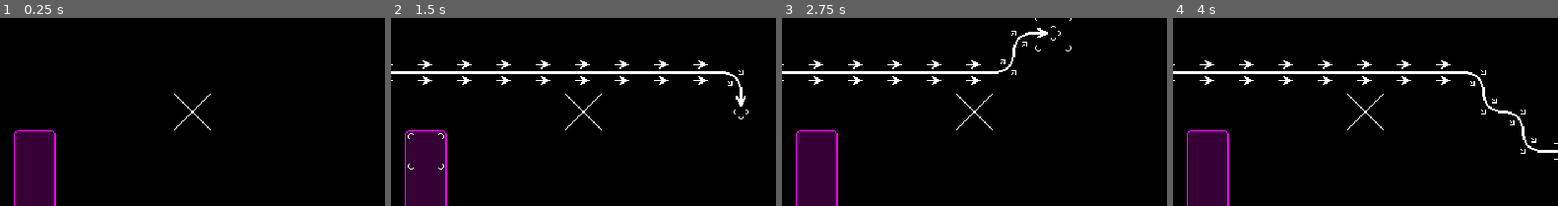
Above: before the commit, frames 1-4 (left to right).
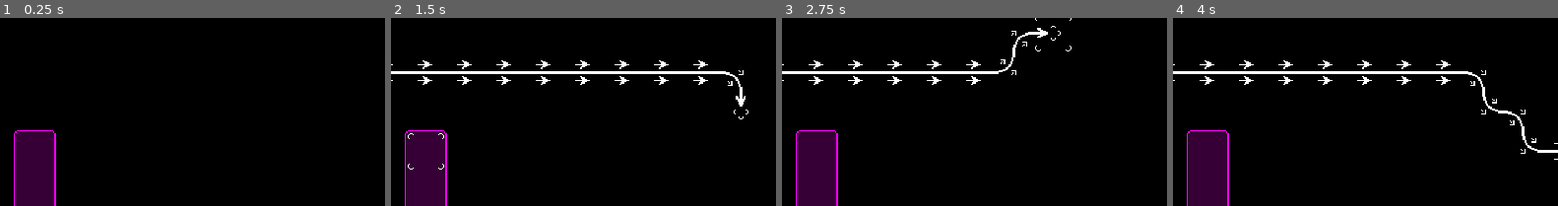
Above: after the commit, the same moments.

Repository: kabaczek1/kaba-game
Game: Godot game, scene res://main_scene.tscn
Two runs of this game, one before a commit and one after it. Both use one fixed random seed, a clock stepped at 60 frames per second and the inputs below.
Inputs (mouse positions are % of the whole screen's width and height, from its top left):
- Up to frame 1 (0.25 s): no input
- Up to frame 2 (1.5 s): tap Enter at 0.5 s; move the mouse to (73, 51) at 0.52 s; click (73, 51) at 0.67 s; tap Space at 1.25 s; move the mouse to (30, 63) at 1.27 s; click (30, 63) at 1.42 s
- Up to frame 3 (2.75 s): tap Enter at 2 s; move the mouse to (60, 31) at 2.02 s; click (60, 31) at 2.17 s
- Up to frame 4 (4 s): tap Space at 2.75 s; move the mouse to (45, 80) at 2.77 s; click (45, 80) at 2.92 s; tap Enter at 3.5 s; move the mouse to (81, 75) at 3.52 s; click (81, 75) at 3.67 s
The pictures show only the part of the screen within x 25-75%, y 26-75%; the shares and areas given below are measured in that part.

The runs differ from the first frame. In frame 1, 0.1% of the frame differs, in the area x 45-55%, y 40-60%; in frame 2, 0.1%; in frame 3, 0.1%; in frame 4, 0.1%.

Commit message:
element extraction

Diff:
--- a/game_scenes/battle/battle_scene.tscn
+++ b/game_scenes/battle/battle_scene.tscn
@@ -1,3 +1,47 @@
-[gd_scene format=3 uid="uid://b48mx451mxjpu"]
+[gd_scene load_steps=11 format=3 uid="uid://b48mx451mxjpu"]
+
+[ext_resource type="PackedScene" uid="uid://bahg5t11tgt5y" path="res://game_scenes/elements/grid_border/grid_border.tscn" id="1_rwmwe"]
+[ext_resource type="Script" path="res://game_scenes/battle/test_coordinator.gd" id="1_x3dbe"]
+[ext_resource type="PackedScene" uid="uid://m3wk12ojpscj" path="res://game_scenes/elements/main_grid/main_grid.tscn" id="2_6gr02"]
+[ext_resource type="PackedScene" uid="uid://lywadmnap1si" path="res://game_scenes/elements/offset_grid/offset_layer.tscn" id="4_m36fw"]
+[ext_resource type="PackedScene" uid="uid://c3357rt5yqelw" path="res://game_scenes/elements/cursor/cursor.tscn" id="5_4aiie"]
+[ext_resource type="Script" path="res://game_scenes/elements/cursor/cursor.gd" id="6_p44mn"]
+[ext_resource type="PackedScene" uid="uid://boh054d66rghm" path="res://game_scenes/elements/grid_path/grid_path.tscn" id="7_lpvet"]
+[ext_resource type="Texture2D" uid="uid://dqhbhn1lvwwp" path="res://gfx/gridpath.png" id="8_7wmn6"]
+[ext_resource type="PackedScene" uid="uid://cvyopryrveynx" path="res://game_scenes/elements/grid_navigation/grid_navigation.tscn" id="9_m2irc"]
+
+[sub_resource type="AtlasTexture" id="AtlasTexture_ytsmm"]
+atlas = ExtResource("8_7wmn6")
+region = Rect2(0, 0, 32, 32)
 
 [node name="BattleScene" type="Node2D"]
+
+[node name="TestCoordinator" type="Node" parent="." node_paths=PackedStringArray("main_grid", "offset_grid", "grid_path", "grid_navigation")]
+script = ExtResource("1_x3dbe")
+main_grid = NodePath("../MainGrid")
+offset_grid = NodePath("../ObstacleGrid")
+grid_path = NodePath("../GridPath")
+grid_navigation = NodePath("../GridNavigation")
+
+[node name="GridNavigation" parent="." node_paths=PackedStringArray("obstacle_grid") instance=ExtResource("9_m2irc")]
+obstacle_grid = NodePath("../ObstacleGrid")
+
+[node name="MainGrid" parent="." instance=ExtResource("2_6gr02")]
+
+[node name="ObstacleGrid" parent="." instance=ExtResource("4_m36fw")]
+modulate = Color(1, 0, 1, 1)
+position = Vector2(16, 16)
+cells = Array[Vector2i]([Vector2i(5, 5), Vector2i(5, 6), Vector2i(5, 7)])
+
+[node name="OffsetGrid" parent="." instance=ExtResource("4_m36fw")]
+position = Vector2(16, 16)
+
+[node name="GridPath" parent="." node_paths=PackedStringArray("tile_map") instance=ExtResource("7_lpvet")]
+tile_map = NodePath("../MainGrid")
+texture = SubResource("AtlasTexture_ytsmm")
+
+[node name="Cursor" parent="." node_paths=PackedStringArray("main_grid") instance=ExtResource("5_4aiie")]
+script = ExtResource("6_p44mn")
+main_grid = NodePath("../MainGrid")
+
+[node name="GridBorder" parent="." instance=ExtResource("1_rwmwe")]
--- /dev/null
+++ b/game_scenes/battle/test_coordinator.gd
@@ -0,0 +1,30 @@
+extends Node
+
+@export var main_grid: MainGrid
+@export var offset_grid: OffsetGrid
+@export var grid_path: GridPath
+@export var grid_navigation: GridNavigation
+
+@export var origin_cell: Vector2i = Vector2i(3,3)
+@export var target_cell: Vector2i = Vector2i(6,9)
+
+func _ready() -> void:
+	assert(main_grid != null, "set main_grid")
+	assert(offset_grid != null, "set offset_grid")
+	assert(grid_path != null, "set grid_path")
+	assert(grid_navigation != null, "set grid_navigation")
+
+func _input(event):
+	if event is InputEventMouseButton and event.pressed == true:
+		if event.get_button_index() == 1:
+			target_cell = main_grid.position_to_grid(event.position)
+			update_grid_path()
+		if event.get_button_index() == 2:
+			origin_cell = main_grid.position_to_grid(event.position)
+			update_grid_path()
+		if event.get_button_index() == 3:
+			offset_grid.flip_cell(main_grid.position_to_grid(event.position))
+			update_grid_path()
+
+func update_grid_path():
+	grid_path.cells_array = grid_navigation.find_path(origin_cell, target_cell)
--- a/game_scenes/elements/cursor/cursor.gd
+++ b/game_scenes/elements/cursor/cursor.gd
@@ -1,7 +1,6 @@
 extends Sprite2D
 
-@onready var main_layer: TileMapLayer = $"../MainLayer"
-@onready var offset_layer: TileMapLayer = $"../OffsetLayer"
+@export var main_grid: MainGrid
 
 @export var overshoot_pixels = 4
 @export var moving_time = 0.1:
@@ -22,12 +21,15 @@
 
 var last_snapped_position: Vector2 = Vector2(16,16)
 
+func _ready() -> void:
+	assert(main_grid != null, "set main_grid")
+
 func _input(event):
 	if event is InputEventMouseMotion:
 		update_position(event.position)
 
 func update_position(event_position):
-	var new_snapped_position = main_layer.snapped_position(event_position)
+	var new_snapped_position = main_grid.snapped_position(event_position)
 	if last_snapped_position != new_snapped_position:
 		move_cursor(new_snapped_position)
 		last_snapped_position = new_snapped_position
--- a/game_scenes/elements/grid_border/grid_border.tscn
+++ b/game_scenes/elements/grid_border/grid_border.tscn
@@ -12,6 +12,6 @@
 tile_size = Vector2i(32, 32)
 sources/1 = SubResource("TileSetAtlasSource_fmn57")
 
-[node name="BattleBorder" type="TileMapLayer"]
+[node name="GridBorder" type="TileMapLayer"]
 tile_map_data = PackedByteArray("AAAAAAAAAQABAAAAAAATAAAAAQABAAAAAFAAAAkAAQABAAAAAGAAAAgAAQAAAAAAAAAAAAcAAQAAAAAAAAAAAA …(816 unchanged characters)…
 tile_set = SubResource("TileSet_6m8h5")
--- a/game_scenes/elements/grid_navigation/navigation.gd
+++ b/game_scenes/elements/grid_navigation/grid_navigation.gd
@@ -1,13 +1,16 @@
 extends Node
 
+class_name GridNavigation
 
-@export var obstacle_layer: TileMapLayer
-@export var astar_grid_region: Rect2i = Rect2i(0, 0, 19, 9)
+@export var obstacle_grid: TileMapLayer
+@export var astar_grid_region: Rect2i = Rect2i(0, 0, 19, 9)#
 
 var obstacles: Array[Vector2i]
 var astar_grid: AStarGrid2D
 
 func _ready() -> void:
+	assert(obstacle_grid != null, "set obstacle_grid")
+	assert(astar_grid_region != null, "Set astar_grid_region")#
 	astar_grid = AStarGrid2D.new()
 	astar_grid.region = astar_grid_region
 	astar_grid.cell_size = Vector2(32, 32)
@@ -16,9 +19,13 @@
 
 
 func find_path(origin: Vector2i, target: Vector2i) -> Array[Vector2i]:
-	for cell in obstacle_layer.cells:
-		print(cell)
+	reset_astar_grid()
+	for cell in obstacle_grid.cells:
 		astar_grid.set_point_solid(cell)
 	var id_path = astar_grid.get_id_path(origin, target)
-	print(id_path)
 	return id_path
+
+func reset_astar_grid():
+	astar_grid.clear()
+	astar_grid.region = astar_grid_region
+	astar_grid.update()
--- /dev/null
+++ b/game_scenes/elements/grid_navigation/grid_navigation.tscn
@@ -0,0 +1,6 @@
+[gd_scene load_steps=2 format=3 uid="uid://cvyopryrveynx"]
+
+[ext_resource type="Script" path="res://game_scenes/elements/grid_navigation/grid_navigation.gd" id="1_lavth"]
+
+[node name="GridNavigation" type="Node"]
+script = ExtResource("1_lavth")
--- a/game_scenes/elements/grid_navigation/navigation.tscn
+++ /dev/null
@@ -1,6 +0,0 @@
-[gd_scene load_steps=2 format=3 uid="uid://cvyopryrveynx"]
-
-[ext_resource type="Script" path="res://game_scenes/elements/grid_navigation/navigation.gd" id="1_663mk"]
-
-[node name="Navigation" type="Node"]
-script = ExtResource("1_663mk")
--- a/game_scenes/elements/grid_path/grid_path.gd
+++ b/game_scenes/elements/grid_path/grid_path.gd
@@ -1,4 +1,6 @@
 extends Node2D
+
+class_name GridPath
 
 @export var tile_map: TileMapLayer
 @export var texture: AtlasTexture
--- /dev/null
+++ b/game_scenes/elements/main_grid/main_grid.gd
@@ -0,0 +1,15 @@
+extends TileMapLayer
+
+class_name MainGrid
+
+func position_to_grid(v: Vector2) -> Vector2i:
+	var local_position = to_local(v)
+	return local_to_map(local_position)
+
+func grid_to_position(v: Vector2i) -> Vector2:
+	var snapped_local_position = map_to_local(v)
+	var snapped_global_position = to_global(snapped_local_position)
+	return snapped_global_position
+
+func snapped_position(v: Vector2) -> Vector2:
+	return grid_to_position(position_to_grid(v))
--- /dev/null
+++ b/game_scenes/elements/main_grid/main_grid.tscn
@@ -0,0 +1,11 @@
+[gd_scene load_steps=3 format=3 uid="uid://m3wk12ojpscj"]
+
+[ext_resource type="Script" path="res://game_scenes/elements/main_grid/main_grid.gd" id="2_xpi4h"]
+
+[sub_resource type="TileSet" id="TileSet_inuvi"]
+tile_size = Vector2i(32, 32)
+
+[node name="MainGrid" type="TileMapLayer"]
+position = Vector2(16, 16)
+tile_set = SubResource("TileSet_inuvi")
+script = ExtResource("2_xpi4h")
--- a/game_scenes/elements/main_grid/main_layer.gd
+++ /dev/null
@@ -1,32 +0,0 @@
-extends TileMapLayer
-
-@onready var offset_layer: TileMapLayer = $"../ObstacleLayer"
-@onready var grid_path: Node2D = $"../GridPath"
-@onready var navigation: Node = $"../Navigation"
-
-@export var origin_cell: Vector2i = Vector2i(3,3)
-@export var target_cell: Vector2i = Vector2i(6,9)
-
-func _input(event):
-	if event is InputEventMouseButton and event.get_button_index() == 1 and event.pressed == true:
-		target_cell = position_to_grid(event.position)
-		var new_cells_array = navigation.find_path(origin_cell, target_cell)
-		grid_path.cells_array = new_cells_array
-	if event is InputEventMouseButton and event.get_button_index() == 2 and event.pressed == true:
-		origin_cell = position_to_grid(event.position)
-		var new_cells_array = navigation.find_path(origin_cell, target_cell)
-		grid_path.cells_array = new_cells_array
-	if event is InputEventMouseButton and event.get_button_index() == 3 and event.pressed == true:
-		offset_layer.add_cell(position_to_grid(event.position))
-
-func position_to_grid(v: Vector2) -> Vector2i:
-	var local_position = to_local(v)
-	return local_to_map(local_position)
-
-func grid_to_position(v: Vector2i) -> Vector2:
-	var snapped_local_position = map_to_local(v)
-	var snapped_global_position = to_global(snapped_local_position)
-	return snapped_global_position
-
-func snapped_position(v: Vector2) -> Vector2:
-	return grid_to_position(position_to_grid(v))
--- a/game_scenes/elements/offset_grid/offset_grid.gd
+++ b/game_scenes/elements/offset_grid/offset_grid.gd
@@ -1,6 +1,18 @@
 extends TileMapLayer
 
-@export var layer_offset: Vector2 = Vector2(16, 16)
+class_name OffsetGrid
+
+var layer_offset: Vector2
+
+
+@export var grid_tile_size: int = 32:
+	set(value):
+		if value > 0 and value % 2 == 0:
+			grid_tile_size = value
+			@warning_ignore("INTEGER_DIVISION")
+			var offset = value/2
+			layer_offset = Vector2(offset, offset)
+
 @export var cells: Array[Vector2i]
 
 var flip_h := TileSetAtlasSource.TRANSFORM_FLIP_H
@@ -27,6 +39,7 @@
 ]
 
 func _ready() -> void:
+	grid_tile_size = grid_tile_size
 	position += layer_offset
 	update_grid()
 
@@ -38,9 +51,21 @@
 	cells.append_array(new_cells)
 	update_grid()
 
+func clear_cell(new_cell: Vector2i):
+	cells.erase(new_cell)
+	for offset_cell in get_offset_cells(new_cell):
+		set_cell(offset_cell, -1)
+	update_grid()
+
 func clear_cells():
 	cells.clear()
 	update_grid()
+
+func flip_cell(new_cell: Vector2i):
+	if new_cell in cells:
+		clear_cell(new_cell)
+	else:
+		add_cell(new_cell)
 
 func update_grid():
 	for main_cell in cells:
--- a/game_scenes/elements/offset_grid/offset_grid_test.gd
+++ /dev/null
@@ -1,88 +0,0 @@
-extends Node2D
-
-@export var layer_offset: Vector2 = Vector2(16, 16)
-@export var cells: Array[Vector2i]
-
-@onready var main_layer: TileMapLayer = $MainLayer
-@onready var offset_layer: TileMapLayer = $OffsetLayer
-
-var flip_h := TileSetAtlasSource.TRANSFORM_FLIP_H
-var flip_v := TileSetAtlasSource.TRANSFORM_FLIP_V
-var transpose := TileSetAtlasSource.TRANSFORM_TRANSPOSE
-
-var tile_array = [
-	[Vector2i(0,0), 0],
-	[Vector2i(1,0), flip_v + flip_h],
-	[Vector2i(1,0), flip_v],
-	[Vector2i(2,0), flip_v + transpose],
-	[Vector2i(1,0), flip_h],
-	[Vector2i(2,0), flip_h],
-	[Vector2i(3,0), flip_h],
-	[Vector2i(4,0), flip_v + flip_h],
-	[Vector2i(1,0), 0],
-	[Vector2i(3,0), 0],
-	[Vector2i(2,0), 0],
-	[Vector2i(4,0), flip_v],
-	[Vector2i(2,0), transpose],
-	[Vector2i(4,0), flip_h],
-	[Vector2i(4,0), 0],
-	[Vector2i(5,0), 0]
-]
-
-func _ready() -> void:
-	offset_layer.position += layer_offset
-	cells = main_layer.get_used_cells()
-	update_grid()
-
-func update_grid():
-	for main_cell in cells:
-		var offset_cells: Array[Vector2i] = get_offset_cells(main_cell)
-		for offset_cell in offset_cells:
-			var offset_cell_main_neighbours: Array[Vector2i] = get_main_cells(offset_cell)
-			var neighbour_matrix = get_neighbour_matrix(cells, offset_cell_main_neighbours)
-			set_offset_layer_cell(offset_cell, neighbour_matrix)
-
-func set_offset_layer_cell(offset_cell: Vector2i, neighbour_matrix: int):
-	var dict_value = tile_array[neighbour_matrix]
-	var current_tile_atlas_coords: Vector2i = dict_value[0]
-	var transforms: int = dict_value[1]
-	offset_layer.set_cell(offset_cell, 0, current_tile_atlas_coords, transforms)
-
-func get_neighbour_matrix(
-	all_used_cells: Array[Vector2i],
-	offset_cell_main_neighbours: Array[Vector2i]
-) -> int:
-	var output = 0
-	if offset_cell_main_neighbours[0] in all_used_cells:
-		output += 8
-	if offset_cell_main_neighbours[1] in all_used_cells:
-		output += 4
-	if offset_cell_main_neighbours[2] in all_used_cells:
-		output += 2
-	if offset_cell_main_neighbours[3] in all_used_cells:
-		output += 1
-	return output
-
-func get_offset_cells(main_cell: Vector2i) -> Array[Vector2i]:
-	return get_cells(main_cell, Vector2i(-1,-1), Vector2i(0,-1), Vector2i(0,0), Vector2i(-1,0))
-
-func get_main_cells(offset_cell: Vector2i) -> Array[Vector2i]:
-	return get_cells(offset_cell, Vector2i(0,0), Vector2i(1,0), Vector2i(0,1), Vector2i(1,1))
-
-func get_cells(
-	cell: Vector2i,
-	left_upper: Vector2i,
-	right_upper: Vector2i,
-	left_lower: Vector2i,
-	right_lower: Vector2i
-) -> Array[Vector2i]:
-	var left_upper_cell = cell + left_upper
-	var right_upper_cell = cell + right_upper
-	var left_lower_cell = cell + left_lower
-	var right_lower_cell = cell + right_lower
-	return [
-		left_upper_cell,
-		right_upper_cell,
-		left_lower_cell,
-		right_lower_cell
-	]
--- a/game_scenes/elements/offset_grid/offset_layer.tscn
+++ b/game_scenes/elements/offset_grid/offset_layer.tscn
@@ -20,7 +20,7 @@
 terrain_set_0/terrain_0/color = Color(0.5, 0.34375, 0.25, 1)
 sources/0 = SubResource("TileSetAtlasSource_7c6iw")
 
-[node name="OffsetLayer" type="TileMapLayer"]
+[node name="OffsetGrid" type="TileMapLayer"]
 position = Vector2(16, 0)
 tile_set = SubResource("TileSet_slg4q")
 script = ExtResource("2_wdjvs")
--- a/main_scene.tscn
+++ b/main_scene.tscn
@@ -1,51 +1,7 @@
-[gd_scene load_steps=13 format=3 uid="uid://7g7fvtx1b6pi"]
+[gd_scene load_steps=2 format=3 uid="uid://7g7fvtx1b6pi"]
 
-[ext_resource type="PackedScene" uid="uid://bahg5t11tgt5y" path="res://game_scenes/elements/grid_border/grid_border.tscn" id="1_h40e5"]
-[ext_resource type="PackedScene" uid="uid://c80ynayypb4vm" path="res://x.tscn" id="1_n1hqm"]
-[ext_resource type="Script" path="res://game_scenes/elements/main_grid/main_layer.gd" id="2_m7uts"]
-[ext_resource type="PackedScene" uid="uid://lywadmnap1si" path="res://game_scenes/elements/offset_grid/offset_layer.tscn" id="2_sxid4"]
-[ext_resource type="PackedScene" uid="uid://c3357rt5yqelw" path="res://game_scenes/elements/cursor/cursor.tscn" id="4_htabp"]
-[ext_resource type="Script" path="res://game_scenes/elements/cursor/cursor.gd" id="5_d1csi"]
-[ext_resource type="PackedScene" uid="uid://boh054d66rghm" path="res://game_scenes/elements/grid_path/grid_path.tscn" id="6_n7pvd"]
-[ext_resource type="Texture2D" uid="uid://dqhbhn1lvwwp" path="res://gfx/gridpath.png" id="7_hxm4d"]
-[ext_resource type="PackedScene" uid="uid://cvyopryrveynx" path="res://game_scenes/elements/grid_navigation/navigation.tscn" id="8_rjcyd"]
-
-[sub_resource type="TileSetScenesCollectionSource" id="TileSetScenesCollectionSource_0ruis"]
-resource_name = "aaa"
-scenes/1/scene = ExtResource("1_n1hqm")
-
-[sub_resource type="TileSet" id="TileSet_ek45d"]
-tile_size = Vector2i(32, 32)
-sources/0 = SubResource("TileSetScenesCollectionSource_0ruis")
-
-[sub_resource type="AtlasTexture" id="AtlasTexture_ulitf"]
-atlas = ExtResource("7_hxm4d")
-region = Rect2(0, 0, 32, 32)
+[ext_resource type="PackedScene" uid="uid://b48mx451mxjpu" path="res://game_scenes/battle/battle_scene.tscn" id="1_77ud8"]
 
 [node name="MainScene" type="Node2D"]
 
-[node name="BattleBorder" parent="." instance=ExtResource("1_h40e5")]
-
-[node name="MainLayer" type="TileMapLayer" parent="."]
-position = Vector2(16, 16)
-tile_map_data = PackedByteArray(0, 0, 9, 0, 4, 0, 0, 0, 0, 0, 0, 0, 1, 0)
-tile_set = SubResource("TileSet_ek45d")
-script = ExtResource("2_m7uts")
-
-[node name="ObstacleLayer" parent="." instance=ExtResource("2_sxid4")]
-modulate = Color(1, 0, 1, 1)
-position = Vector2(16, 16)
-cells = Array[Vector2i]([Vector2i(5, 5), Vector2i(5, 6), Vector2i(5, 7)])
-
-[node name="OffsetLayer" parent="." instance=ExtResource("2_sxid4")]
-position = Vector2(16, 16)
-
-[node name="Cursor" parent="." instance=ExtResource("4_htabp")]
-script = ExtResource("5_d1csi")
-
-[node name="GridPath" parent="." node_paths=PackedStringArray("tile_map") instance=ExtResource("6_n7pvd")]
-tile_map = NodePath("../MainLayer")
-texture = SubResource("AtlasTexture_ulitf")
-
-[node name="Navigation" parent="." node_paths=PackedStringArray("obstacle_layer") instance=ExtResource("8_rjcyd")]
-obstacle_layer = NodePath("../ObstacleLayer")
+[node name="BattleScene" parent="." instance=ExtResource("1_77ud8")]
--- a/x.tscn
+++ /dev/null
@@ -1,8 +0,0 @@
-[gd_scene load_steps=2 format=3 uid="uid://c80ynayypb4vm"]
-
-[ext_resource type="Texture2D" uid="uid://bsnb15c7bgn2f" path="res://gfx/x.png" id="1_rrtv7"]
-
-[node name="X" type="Node2D"]
-
-[node name="Sprite2D" type="Sprite2D" parent="."]
-texture = ExtResource("1_rrtv7")
